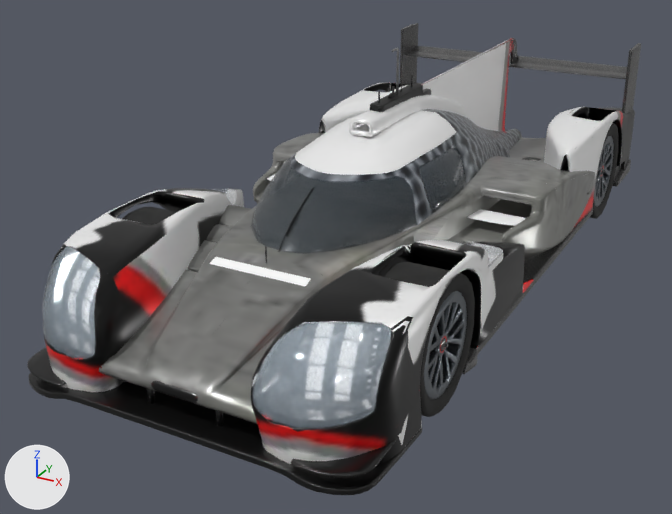
A saved change to the glTF model public/assets/cars/manufacturers/porsche-919-hybrid-distance.glb.
Before and after are seen from a camera (50 mm lens) standing at (2.33, -5.0, 2.5) and looking at (-0.22, -0.38, 0.19). The axes (+X, +Y, +Z) are drawn at lower left. The lights are the same throughout. The picture after the commit comes second. Where no turn or scale is listed for an object, it has been applied to the vertices.

The first picture shows 'body', 'wheel_front_left', 'wheel_rear_left' and 1 more.
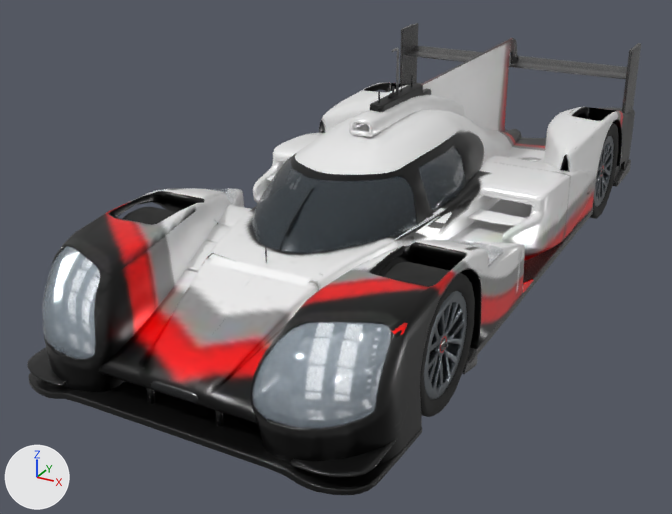
Pixel boxes (x1, y1, x2, y2) of what changed, in the pictures (672 x 514 px):
'body', surface changed: (43, 38, 597, 482) in both

Patch to the scene script:
```diff
--- a/public/assets/cars/manufacturers/porsche-919-hybrid-distance.glb.py
+++ b/public/assets/cars/manufacturers/porsche-919-hybrid-distance.glb.py
@@ mat_body_paint_cockpit_improved @@
 mat_body_paint_cockpit_improved = principled_material('body-paint-Cockpit_IMPROVED')
-mat_body_paint_cockpit_improved.texture = img_image_4
+mat_body_paint_cockpit_improved.texture = img_image_3
 mat_body_paint_cockpit_improved.metallic = 0.32
@@ mat_body_paint_front @@
 mat_body_paint_front = principled_material('body-paint-Front')
-mat_body_paint_front.texture = img_image_6
+mat_body_paint_front.texture = img_image_5
 mat_body_paint_front.metallic = 0.32
@@ mat_body_paint_body @@
 mat_body_paint_body = principled_material('body-paint-Body')
-mat_body_paint_body.texture = img_image_7
+mat_body_paint_body.texture = img_image_6
 mat_body_paint_body.metallic = 0.32
```
